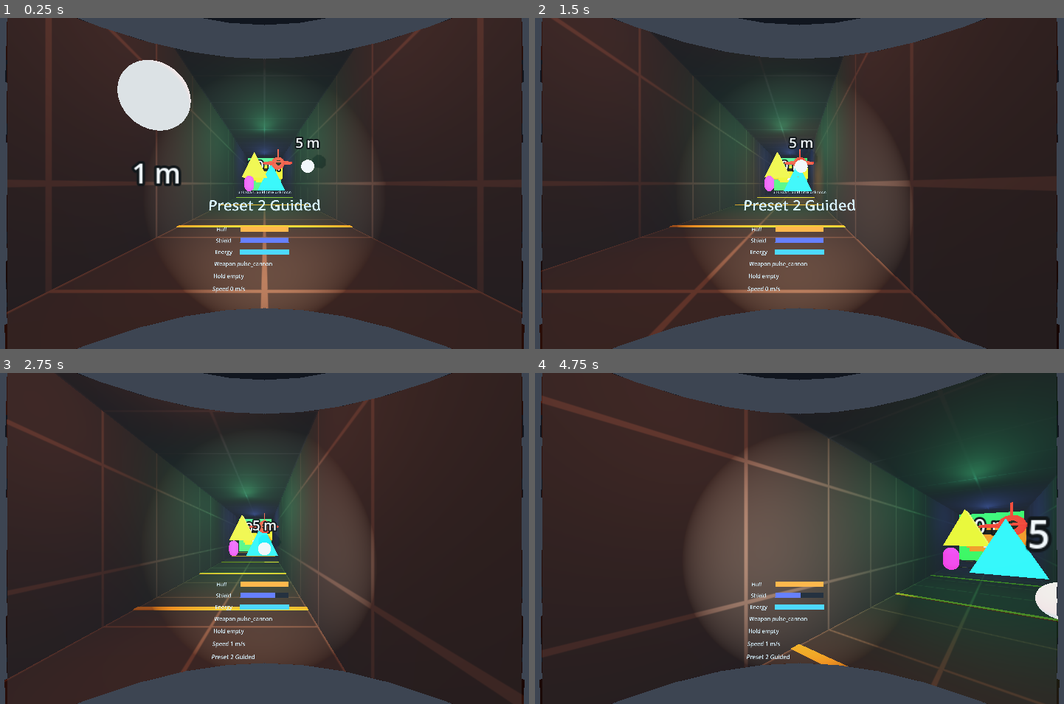
Above: before the commit, frames 1-4 (two rows, left to right).
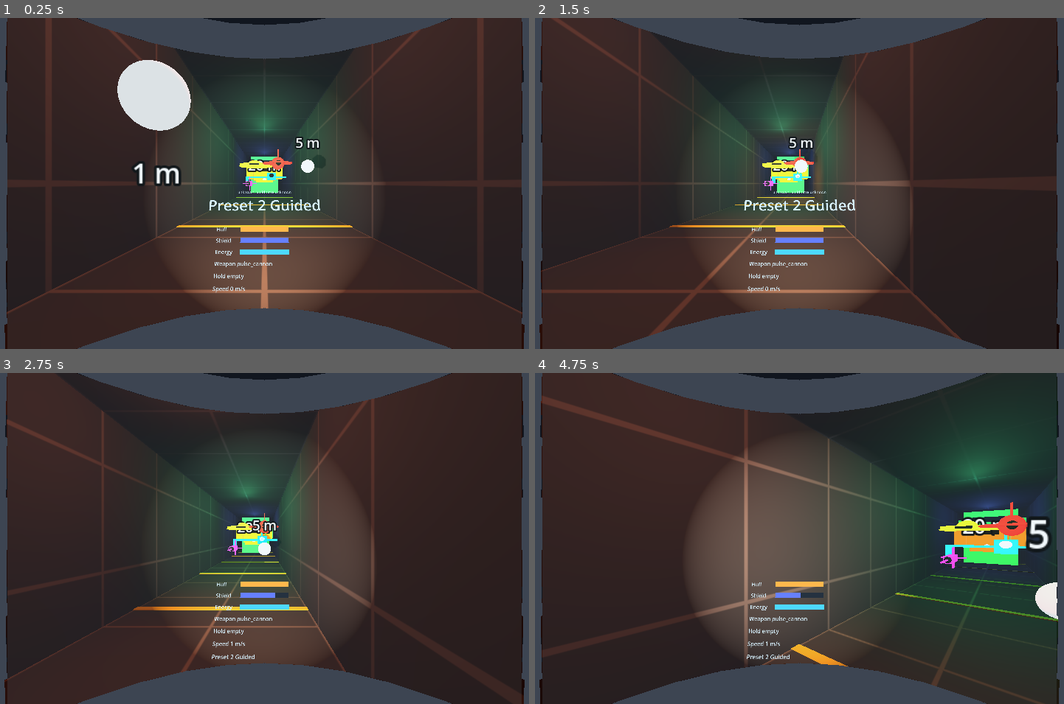
Above: after the commit, the same moments.

Repository: noless-zz/meltdown
Game: Godot game, scene res://main.tscn
The game is run twice, just before and just after one commit, with the same random seed, the same clock (stepped at 60 frames per second) and the same inputs.
Inputs (mouse positions are in pixels of both pictures, inside the frame that each line leads up to):
- Up to frame 1 (0.25 s): no input
- Up to frame 2 (1.5 s): tap Enter at 0.5, 0.6 s; move the mouse to (931, 166) at 0.52 s; hold D 0.53-1.25 s; click (931, 166) at 0.67 s; tap Space at 0.77 s; drag from (683, 200) to (767, 249) at 1.27 s
- Up to frame 3 (2.75 s): move the mouse to (322, 465) at 2.02 s; hold D from 2.03 s (still down); tap R at 2.1 s
- Up to frame 4 (4.75 s): release D at 2.75 s; drag from (767, 604) to (624, 488) at 2.77 s; move the mouse to (974, 588) at 3.52 s; hold Left 3.53-4.25 s; tap Shift at 3.6 s; tap Space at 3.77 s; drag from (624, 488) to (709, 455) at 4.27 s

The runs differ from the first frame. In frame 1, 0.4% of the frame differs, in the area x 45-55%, y 40-53%; in frame 2, 0.4%; in frame 3, 0.4%; in frame 4, 2.0%, in the area x 76-98%, y 40-63%.

Commit message:
Robot types read apart: glider, needler, skimmer and warden (#638)
The headset session of 2026-11-19 found the robots geometric and alike.
#604 gave the drone and hauler their own outlines and a lean; the other four
were still single primitives. Each now has a silhouette built from parts in
robot_look.json and a tell drawn only from snapshot state: the glider banks
hard, the needler dives as it closes, the skimmer skids flat (new optional
yaw_deg_per_mps) and the warden holds still while its eye goes out when it
loses its line to the pilot (new optional watch_dim, from unseen_ticks).

The tell maths moved to RobotTells so robot_view.gd stays under 300 lines.
Nothing in core changes (MP-2, ARC-4).

Co-Authored-By: Claude Opus 5.5 <noreply@anthropic.com>
Claude-Session: https://claude.ai/code/session_01Hhhk3yApusTXFfuGLSfg7B

Diff:
--- /dev/null
+++ b/game/tests/test_robot_tells.gd
@@ -0,0 +1,132 @@
+extends RefCounted
+
+## The behaviour tells of the four robot types #604 left (#638, CMB-3): each
+## responds to the snapshot values that drive it, and drawing them never
+## changes the robots (MP-2).
+
+const ROBOTS_DIR: String = "res://data/robots"
+const EPSILON: float = 0.001
+
+
+func _robot(id: String) -> RobotState:
+	var def: RobotDef = RobotDef.parse_json(FileAccess.get_file_as_string("%s/%s.json" % [ROBOTS_DIR, id]))
+	return RobotState.new(def, Vector3.ZERO)
+
+
+func _tell(view: RobotView, id: String) -> Dictionary:
+	return view.look_for(id)["tell"]
+
+
+func test_the_glider_banks_hard_into_a_sideways_move() -> String:
+	var view: RobotView = RobotView.new()
+	var tell: Dictionary = _tell(view, "glider")
+	var glider: RobotState = _robot("glider")
+	var still: Vector2 = RobotTells.lean_degrees(glider, tell)
+	glider.velocity = Vector3(-6.0, 0.0, 0.0)
+	var left: Vector2 = RobotTells.lean_degrees(glider, tell)
+	glider.velocity = Vector3(0.0, 0.0, -6.0)
+	var closing: Vector2 = RobotTells.lean_degrees(glider, tell)
+	view.free()
+	if still != Vector2.ZERO:
+		return "a still glider leans %s" % still
+	if left.y < 15.0:
+		return "sliding left at 6 m/s banks only %.1f degrees" % left.y
+	if absf(closing.x) >= absf(left.y):
+		return "the glider pitches %.1f closing, as much as it banks %.1f" % [closing.x, left.y]
+	return ""
+
+
+func test_the_needler_dives_nose_down_as_it_closes() -> String:
+	var view: RobotView = RobotView.new()
+	var tell: Dictionary = _tell(view, "needler")
+	var needler: RobotState = _robot("needler")
+	needler.velocity = Vector3(0.0, 0.0, -5.0)
+	var closing: Vector2 = RobotTells.lean_degrees(needler, tell)
+	needler.velocity = Vector3(0.0, 0.0, 5.0)
+	var backing: Vector2 = RobotTells.lean_degrees(needler, tell)
+	needler.velocity = Vector3(0.0, 0.0, -500.0)
+	var capped: Vector2 = RobotTells.lean_degrees(needler, tell)
+	view.free()
+	if closing.x > -10.0:
+		return "closing at 5 m/s pitches only %.1f degrees" % closing.x
+	if backing.x <= 0.0:
+		return "backing off does not lift the nose: %s" % backing
+	if absf(capped.x + float(tell["max_deg"])) > EPSILON:
+		return "the dive is not capped at %s degrees: %s" % [tell["max_deg"], capped]
+	return ""
+
+
+func test_the_skimmer_skids_flat_instead_of_banking() -> String:
+	var view: RobotView = RobotView.new()
+	var tell: Dictionary = _tell(view, "skimmer")
+	var skimmer: RobotState = _robot("skimmer")
+	skimmer.velocity = Vector3(5.0, 0.0, 0.0)
+	var lean: Vector2 = RobotTells.lean_degrees(skimmer, tell)
+	var right: float = RobotTells.yaw_degrees(skimmer, tell)
+	skimmer.velocity = Vector3(-5.0, 0.0, 0.0)
+	var left: float = RobotTells.yaw_degrees(skimmer, tell)
+	skimmer.velocity = Vector3.ZERO
+	var still: float = RobotTells.yaw_degrees(skimmer, tell)
+	var hauler: RobotState = _robot("hauler")
+	hauler.velocity = Vector3(5.0, 0.0, 0.0)
+	var hauler_yaw: float = RobotTells.yaw_degrees(hauler, _tell(view, "hauler"))
+	skimmer.velocity = Vector3(5.0, 0.0, 0.0)
+	var robots: Array[RobotState] = [skimmer]
+	view.show_robots(robots, robots, 1.0)
+	var nose: Vector3 = -view.node(0).transform.basis.z.normalized()
+	view.free()
+	if lean != Vector2.ZERO:
+		return "the skimmer banks or pitches: %s" % lean
+	if right > -10.0 or left < 10.0 or still != 0.0:
+		return "skid right %.1f, left %.1f, still %.1f: expected a clear turn into each slide" % [right, left, still]
+	if hauler_yaw != 0.0:
+		return "the hauler, which has no skid, turns %.1f degrees" % hauler_yaw
+	if nose.x < 0.1 or absf(nose.y) > 0.05:
+		return "the drawn skimmer's nose points %s, not flat and into its slide" % nose
+	return ""
+
+
+## The emission of the eye parts: the first child is the body, and every part
+## with a material other than the body's is an eye.
+func _eye_emission(view: RobotView) -> Color:
+	var parts: Array[Node] = view.node(0).get_children()
+	var body: Material = (parts[0] as MeshInstance3D).material_override
+	for child: Node in parts:
+		var material: StandardMaterial3D = (child as MeshInstance3D).material_override
+		if material != body:
+			return material.emission
+	return Color.BLACK
+
+
+func test_the_warden_holds_still_and_its_eye_goes_out_without_a_line() -> String:
+	var view: RobotView = RobotView.new()
+	var tell: Dictionary = _tell(view, "warden")
+	var warden: RobotState = _robot("warden")
+	warden.velocity = Vector3(1.5, 0.0, -1.5)
+	var lean: Vector2 = RobotTells.lean_degrees(warden, tell)
+	var yaw: float = RobotTells.yaw_degrees(warden, tell)
+	warden.awake = true
+	warden.unseen_ticks = 0
+	var seeing: float = RobotTells.eye_share(warden, tell)
+	var robots: Array[RobotState] = [warden]
+	view.show_robots(robots, robots, 1.0)
+	var bright: Color = _eye_emission(view)
+	warden.unseen_ticks = 3
+	var lost: float = RobotTells.eye_share(warden, tell)
+	view.show_robots(robots, robots, 1.0)
+	var dim: Color = _eye_emission(view)
+	var drone: RobotState = _robot("drone")
+	drone.unseen_ticks = 3
+	var drone_share: float = RobotTells.eye_share(drone, _tell(view, "drone"))
+	view.free()
+	if lean != Vector2.ZERO or yaw != 0.0:
+		return "the warden leans %s or turns %.1f while it drifts" % [lean, yaw]
+	if seeing != 1.0 or lost > 0.5:
+		return "eye share %.2f with a line, %.2f without: expected 1 and under half" % [seeing, lost]
+	if bright == Color.BLACK or dim.v >= bright.v * 0.5:
+		return "the drawn eye %s with a line, %s without: it does not go out" % [bright, dim]
+	if warden.unseen_ticks != 3 or not warden.awake:
+		return "the view changed the warden"
+	if drone_share != 1.0:
+		return "the drone, which has no watch tell, dims its eye"
+	return ""
--- /dev/null
+++ b/game/tests/test_robot_types_apart.gd
@@ -0,0 +1,129 @@
+extends RefCounted
+
+## The six robot types read apart (#638, CMB-3, ARC-4): every data file has a
+## look of its own with parts beyond its body and an eye on its facing, no two
+## outlines share their proportions, and the optional tell keys parse, keep
+## their defaults and reject bad values naming the field.
+
+const LOOK_FILE: String = "res://view/robot_look.json"
+const ROBOTS_DIR: String = "res://data/robots"
+## Least difference between two outlines' unit proportion vectors. 0.15 is
+## about a fifth more length against height, enough to tell at 20 m.
+const MIN_PROPORTION_GAP: float = 0.15
+
+
+func _shipped() -> Dictionary:
+	return RobotLook.parse(FileAccess.get_file_as_string(LOOK_FILE))
+
+
+func _robot_ids() -> Array[String]:
+	var ids: Array[String] = []
+	for file: String in DirAccess.get_files_at(ROBOTS_DIR):
+		if file.ends_with(".json"):
+			ids.append(file.get_basename())
+	ids.sort()
+	return ids
+
+
+func _radius(id: String) -> float:
+	return RobotDef.parse_json(FileAccess.get_file_as_string("%s/%s.json" % [ROBOTS_DIR, id])).radius
+
+
+## Half extents of the outline in metres: body and parts, each a unit shape.
+func _outline(look: Dictionary, radius: float) -> Vector3:
+	var half: Vector3 = look["stretch"]
+	for part: Dictionary in look["parts"]:
+		half = half.max((part["offset"] as Vector3).abs() + (part["size"] as Vector3))
+	return half * radius * float(look["scale"])
+
+
+func test_every_robot_type_has_a_silhouette_of_its_own() -> String:
+	var parsed: Dictionary = _shipped()
+	if parsed.has("error"):
+		return "shipped look rejected: %s" % parsed["error"]
+	var robots: Dictionary = parsed["robots"]
+	for id: String in _robot_ids():
+		if not robots.has(id):
+			return "robot_look.json has no entry for \"%s\"" % id
+		var look: Dictionary = robots[id]
+		if (look["parts"] as Array).size() < 2:
+			return "\"%s\" has fewer than two parts beyond its body" % id
+		var eyes: int = 0
+		for part: Dictionary in look["parts"]:
+			if part["eye"] and (part["offset"] as Vector3).z < 0.0:
+				eyes += 1
+		if eyes == 0:
+			return "\"%s\" has no eye on its facing (-z), so its face side does not show" % id
+		# A metre at 20 m is about 2.9 degrees, dozens of pixels on the headset.
+		var outline: Vector3 = _outline(look, _radius(id))
+		if outline[outline.max_axis_index()] * 2.0 < 1.0:
+			return "\"%s\" is under a metre across" % id
+	return ""
+
+
+func test_no_two_outlines_share_their_proportions() -> String:
+	var robots: Dictionary = _shipped()["robots"]
+	var ids: Array[String] = _robot_ids()
+	var shapes: Dictionary[String, Vector3] = {}
+	for id: String in ids:
+		shapes[id] = _outline(robots[id], _radius(id)).normalized()
+	for a: int in ids.size():
+		for b: int in range(a + 1, ids.size()):
+			var gap: float = shapes[ids[a]].distance_to(shapes[ids[b]])
+			if gap < MIN_PROPORTION_GAP:
+				return "\"%s\" and \"%s\" outlines differ by %.3f in proportion, under %.2f" % [
+					ids[a], ids[b], gap, MIN_PROPORTION_GAP]
+	return ""
+
+
+func test_each_new_type_shows_its_behaviour() -> String:
+	var robots: Dictionary = _shipped()["robots"]
+	var glider: Dictionary = robots["glider"]["tell"]
+	var needler: Dictionary = robots["needler"]["tell"]
+	var skimmer: Dictionary = robots["skimmer"]["tell"]
+	var warden: Dictionary = robots["warden"]["tell"]
+	if float(glider["roll_deg_per_mps"]) <= float(glider["pitch_deg_per_mps"]) or float(glider["max_deg"]) < 30.0:
+		return "the glider, a strafer, does not bank hard into its circle"
+	if float(needler["pitch_deg_per_mps"]) <= float(needler["roll_deg_per_mps"]) or float(needler["max_deg"]) < 20.0:
+		return "the needler, a chaser, does not dive nose down as it closes"
+	if float(skimmer["yaw_deg_per_mps"]) <= 0.0 or float(skimmer["roll_deg_per_mps"]) != 0.0:
+		return "the skimmer does not skid flat around its target"
+	if float(warden["max_deg"]) != 0.0 or float(warden["watch_dim"]) < 0.5:
+		return "the warden does not hold still and glare while it sees the pilot"
+	return ""
+
+
+func _look_with_tell(tell: Dictionary) -> Dictionary:
+	var plain: Dictionary = {"shape": "box", "scale": 1.0, "emission_color": [0.5, 0.5, 0.5]}
+	var entry: Dictionary = plain.duplicate()
+	entry["tell"] = tell
+	return {"default": plain, "robots": {"skimmer": entry}}
+
+
+func test_optional_tell_keys_parse_default_and_reject_bad_values() -> String:
+	var base: Dictionary = {"pitch_deg_per_mps": 1.0, "roll_deg_per_mps": 1.0, "max_deg": 20.0}
+	var parsed: Dictionary = RobotLook.parse(JSON.stringify(_look_with_tell(base)))
+	if parsed.has("error"):
+		return "a tell without the optional keys was rejected: %s" % parsed["error"]
+	var tell: Dictionary = parsed["robots"]["skimmer"]["tell"]
+	if float(tell["yaw_deg_per_mps"]) != 0.0 or float(tell["watch_dim"]) != 0.0:
+		return "missing optional tell keys did not default to 0: %s" % tell
+	var full: Dictionary = base.duplicate()
+	full["yaw_deg_per_mps"] = 2.0
+	full["watch_dim"] = 0.5
+	parsed = RobotLook.parse(JSON.stringify(_look_with_tell(full)))
+	if parsed.has("error") or float(parsed["robots"]["skimmer"]["tell"]["yaw_deg_per_mps"]) != 2.0:
+		return "optional tell keys not read"
+	var cases: Array[Array] = [
+		["yaw_deg_per_mps", 11.0], ["watch_dim", 1.5], ["watch_dim", true], ["yaw_deg_per_mps", -1.0],
+	]
+	for case: Array in cases:
+		var bad: Dictionary = base.duplicate()
+		bad[case[0]] = case[1]
+		var result: Dictionary = RobotLook.parse(JSON.stringify(_look_with_tell(bad)))
+		var field: String = "robots.skimmer.tell.%s" % case[0]
+		if not result.has("error"):
+			return "accepted %s = %s" % [case[0], case[1]]
+		if not String(result["error"]).contains(field):
+			return "error \"%s\" does not name \"%s\"" % [result["error"], field]
+	return ""
--- a/game/view/robot_look.gd
+++ b/game/view/robot_look.gd
@@ -15,7 +15,10 @@
 ## - `eye_color`: [r, g, b] of the eye parts;
 ## - `tell`: `{"pitch_deg_per_mps", "roll_deg_per_mps", "max_deg"}`, how far
 ##   the drawn body leans with its velocity: nose down when it closes (a
-##   chaser) and banked into a sideways move (a strafer).
+##   chaser) and banked into a sideways move (a strafer). Optional
+##   `yaw_deg_per_mps` turns the body into a sideways move instead, so it
+##   skids flat (#638), and `watch_dim` (0..1) dims the eye by that much while
+##   the robot has no line to its target. See `RobotTells`.
 ## `effects` is optional; missing keys keep `DEFAULT_EFFECTS`.
 
 const SHAPES: Array[String] = ["sphere", "box", "capsule", "prism", "cylinder", "cone", "torus"]
@@ -25,6 +28,7 @@
 const OPTIONAL_TOP_KEYS: Array[String] = ["effects"]
 const PART_KEYS: Array[String] = ["shape", "size", "offset"]
 const TELL_KEYS: Array[String] = ["pitch_deg_per_mps", "roll_deg_per_mps", "max_deg"]
+const OPTIONAL_TELL_KEYS: Array[String] = ["yaw_deg_per_mps", "watch_dim"]
 ## Size relative to the robot's collision radius, inclusive.
 const SCALE_RANGE: Array[float] = [0.1, 4.0]
 const STRETCH_RANGE: Array[float] = [0.1, 4.0]
@@ -35,6 +39,8 @@
 	"pitch_deg_per_mps": [0.0, 10.0],
 	"roll_deg_per_mps": [0.0, 10.0],
 	"max_deg": [0.0, 60.0],
+	"yaw_deg_per_mps": [0.0, 10.0],
+	"watch_dim": [0.0, 1.0],
 }
 const EFFECT_COLOR_KEYS: Array[String] = ["hit_flash_color", "burst_color"]
 const EFFECT_RANGES: Dictionary[String, Array] = {
@@ -60,7 +66,10 @@
 	"burst_color": Color(1.0, 0.75, 0.35),
 	"windup_energy": 2.5,
 }
-const NO_TELL: Dictionary = {"pitch_deg_per_mps": 0.0, "roll_deg_per_mps": 0.0, "max_deg": 0.0}
+const NO_TELL: Dictionary = {
+	"pitch_deg_per_mps": 0.0, "roll_deg_per_mps": 0.0, "max_deg": 0.0,
+	"yaw_deg_per_mps": 0.0, "watch_dim": 0.0,
+}
 const FALLBACK: Dictionary = {
 	"shape": "sphere", "scale": 1.0, "emission_color": Color(0.8, 0.8, 0.8),
 	"stretch": Vector3.ONE, "parts": [], "eye_color": Color(1.0, 1.0, 1.0), "tell": NO_TELL,
@@ -136,10 +145,10 @@
 			return _rejected(parts)
 		look["parts"] = parts
 	if data.has("tell"):
-		var tell: Dictionary = _parse_numbers(field + ".tell", data["tell"], TELL_RANGES, true)
+		var tell: Dictionary = _parse_numbers(field + ".tell", data["tell"], TELL_RANGES, TELL_KEYS)
 		if tell.has("error"):
 			return tell
-		look["tell"] = tell
+		look["tell"] = NO_TELL.merged(tell, true)
 	return look
 
 
@@ -190,15 +199,15 @@
 			effects[key] = _to_color(data[key])
 		else:
 			numbers[key] = data[key]
-	var parsed: Dictionary = _parse_numbers("effects", numbers, EFFECT_RANGES, false)
+	var parsed: Dictionary = _parse_numbers("effects", numbers, EFFECT_RANGES, [])
 	if parsed.has("error"):
 		return parsed
 	effects.merge(parsed, true)
 	return effects
 
 
-## Numbers of `value` checked against `ranges`; with `all`, every key is needed.
-static func _parse_numbers(field: String, value: Variant, ranges: Dictionary, all: bool) -> Dictionary:
+## Numbers of `value` checked against `ranges`; every key in `required` is needed.
+static func _parse_numbers(field: String, value: Variant, ranges: Dictionary, required: Array[String]) -> Dictionary:
 	if typeof(value) != TYPE_DICTIONARY:
 		return _rejected("\"%s\" must be an object" % field)
 	var data: Dictionary = value
@@ -210,10 +219,9 @@
 		if error != "":
 			return _rejected(error)
 		out[key] = float(data[key])
-	if all:
-		for key: String in ranges:
-			if not out.has(key):
-				return _rejected("\"%s\" is missing key \"%s\"" % [field, key])
+	for key: String in required:
+		if not out.has(key):
+			return _rejected("\"%s\" is missing key \"%s\"" % [field, key])
 	return out
 
 
--- a/game/view/robot_look.json
+++ b/game/view/robot_look.json
@@ -11,7 +11,19 @@
 			],
 			"eye_color": [1.0, 0.95, 0.6]
 		},
-		"glider": {"shape": "prism", "scale": 1.0, "emission_color": [0.1, 0.85, 1.0]},
+		"glider": {
+			"shape": "box", "scale": 1.0, "emission_color": [0.1, 0.85, 1.0],
+			"stretch": [0.3, 0.25, 1.1],
+			"parts": [
+				{"shape": "box", "size": [1.9, 0.05, 0.45], "offset": [0.0, 0.0, 0.25]},
+				{"shape": "box", "size": [0.05, 0.45, 0.3], "offset": [0.0, 0.45, 0.8]},
+				{"shape": "box", "size": [0.12, 0.25, 0.12], "offset": [-1.85, -0.2, 0.35]},
+				{"shape": "box", "size": [0.12, 0.25, 0.12], "offset": [1.85, -0.2, 0.35]},
+				{"shape": "sphere", "size": [0.18, 0.14, 0.18], "offset": [0.0, 0.08, -1.05], "eye": true}
+			],
+			"eye_color": [0.85, 1.0, 1.0],
+			"tell": {"pitch_deg_per_mps": 1.0, "roll_deg_per_mps": 3.5, "max_deg": 45.0}
+		},
 		"hauler": {
 			"shape": "box", "scale": 0.9, "emission_color": [1.0, 0.6, 0.1],
 			"stretch": [0.7, 0.5, 1.15],
@@ -24,9 +36,42 @@
 			"eye_color": [1.0, 0.95, 0.6],
 			"tell": {"pitch_deg_per_mps": 4.0, "roll_deg_per_mps": 2.0, "max_deg": 22.0}
 		},
-		"needler": {"shape": "capsule", "scale": 1.0, "emission_color": [1.0, 0.2, 0.9]},
-		"skimmer": {"shape": "prism", "scale": 1.0, "emission_color": [0.95, 0.95, 0.15]},
-		"warden": {"shape": "box", "scale": 0.9, "emission_color": [0.2, 1.0, 0.3]}
+		"needler": {
+			"shape": "box", "scale": 1.4, "emission_color": [1.0, 0.2, 0.9],
+			"stretch": [0.22, 0.22, 1.2],
+			"parts": [
+				{"shape": "box", "size": [0.04, 0.04, 1.0], "offset": [0.0, 0.0, -2.2]},
+				{"shape": "box", "size": [0.7, 0.04, 0.2], "offset": [0.0, 0.0, 1.0]},
+				{"shape": "box", "size": [0.04, 0.7, 0.2], "offset": [0.0, 0.0, 1.0]},
+				{"shape": "sphere", "size": [0.2, 0.2, 0.2], "offset": [0.0, 0.0, -1.2], "eye": true}
+			],
+			"eye_color": [1.0, 0.9, 1.0],
+			"tell": {"pitch_deg_per_mps": 3.0, "roll_deg_per_mps": 0.5, "max_deg": 35.0}
+		},
+		"skimmer": {
+			"shape": "cylinder", "scale": 1.0, "emission_color": [0.95, 0.95, 0.15],
+			"stretch": [1.4, 0.12, 1.4],
+			"parts": [
+				{"shape": "sphere", "size": [0.5, 0.3, 0.5], "offset": [0.0, 0.15, 0.0]},
+				{"shape": "torus", "size": [1.6, 0.3, 1.6], "offset": [0.0, -0.08, 0.0]},
+				{"shape": "box", "size": [0.35, 0.06, 0.08], "offset": [0.0, 0.0, -1.5], "eye": true}
+			],
+			"eye_color": [1.0, 1.0, 0.7],
+			"tell": {"pitch_deg_per_mps": 0.0, "roll_deg_per_mps": 0.0, "max_deg": 40.0, "yaw_deg_per_mps": 3.0}
+		},
+		"warden": {
+			"shape": "box", "scale": 0.9, "emission_color": [0.2, 1.0, 0.3],
+			"stretch": [0.85, 1.4, 0.85],
+			"parts": [
+				{"shape": "cylinder", "size": [0.35, 0.5, 0.35], "offset": [-1.2, 0.3, 0.0]},
+				{"shape": "cylinder", "size": [0.35, 0.5, 0.35], "offset": [1.2, 0.3, 0.0]},
+				{"shape": "cone", "size": [0.6, 0.4, 0.6], "offset": [0.0, 1.8, 0.0]},
+				{"shape": "box", "size": [0.1, 0.1, 0.5], "offset": [0.0, 0.3, -1.3]},
+				{"shape": "box", "size": [0.55, 0.1, 0.06], "offset": [0.0, 0.75, -0.88], "eye": true}
+			],
+			"eye_color": [0.8, 1.0, 0.8],
+			"tell": {"pitch_deg_per_mps": 0.0, "roll_deg_per_mps": 0.0, "max_deg": 0.0, "watch_dim": 0.85}
+		}
 	},
 	"effects": {
 		"hit_flash_seconds": 0.12,
--- /dev/null
+++ b/game/view/robot_tells.gd
@@ -0,0 +1,59 @@
+class_name RobotTells
+extends RefCounted
+
+## How a robot's drawn body moves with what it is doing, so each type reads
+## apart by behaviour as well as shape (CMB-3, #604, #638). Every tell is drawn
+## from state the snapshot already holds (velocity, orientation, the line to
+## its target), so nothing is added to the simulation and the view never
+## writes to it (MP-2). How strongly each type shows a tell is data in
+## `robot_look.json` under `tell` (ARC-4).
+
+## The eye never dims below this share, so a watching warden that lost sight
+## of the pilot still shows where it faces.
+const MIN_EYE: float = 0.1
+
+
+## The lean of a robot's drawn body, degrees about its own axes: `x` pitch
+## (negative is nose down, as it closes on its target) and `y` roll (negative
+## banks to its right, as it slides right around its target).
+static func lean_degrees(robot: RobotState, tell: Dictionary) -> Vector2:
+	var limit: float = float(tell["max_deg"])
+	if limit <= 0.0:
+		return Vector2.ZERO
+	var local: Vector3 = _local_velocity(robot)
+	var closing: float = -local.z
+	var pitch: float = -clampf(closing * float(tell["pitch_deg_per_mps"]), -limit, limit)
+	var roll: float = -clampf(local.x * float(tell["roll_deg_per_mps"]), -limit, limit)
+	return Vector2(pitch, roll)
+
+
+## The skid of a robot's drawn body, degrees about its own up axis: the nose
+## swings toward a sideways move (negative turns it right), so a flat strafer
+## crabs around its target instead of banking.
+static func yaw_degrees(robot: RobotState, tell: Dictionary) -> float:
+	var limit: float = float(tell["max_deg"])
+	var rate: float = float(tell.get("yaw_deg_per_mps", 0.0))
+	if limit <= 0.0 or rate <= 0.0:
+		return 0.0
+	return -clampf(_local_velocity(robot).x * rate, -limit, limit)
+
+
+## The drawn rotation for a robot whose simulated facing is `rotation`, with
+## its lean and skid applied about its own axes.
+static func drawn_basis(rotation: Quaternion, robot: RobotState, tell: Dictionary) -> Basis:
+	var lean: Vector2 = lean_degrees(robot, tell)
+	var yaw: float = yaw_degrees(robot, tell)
+	return Basis(rotation) * Basis.from_euler(Vector3(deg_to_rad(lean.x), deg_to_rad(yaw), deg_to_rad(lean.y)))
+
+
+## Share of full eye brightness: 1 while the robot has a clear line to its
+## target, less by `watch_dim` once it has lost that line (`unseen_ticks`),
+## so a watcher's glare goes out when the pilot breaks line of sight.
+static func eye_share(robot: RobotState, tell: Dictionary) -> float:
+	if robot.unseen_ticks <= 0:
+		return 1.0
+	return maxf(MIN_EYE, 1.0 - float(tell.get("watch_dim", 0.0)))
+
+
+static func _local_velocity(robot: RobotState) -> Vector3:
+	return robot.orientation.orthonormalized().inverse() * robot.velocity
--- a/game/view/robot_view.gd
+++ b/game/view/robot_view.gd
@@ -3,7 +3,8 @@
 
 ## Draws the simulation's robots as placeholder shapes, one look per robot type
 ## (CMB-3): a body and extra parts for a silhouette that reads at 20 m, a lean
-## drawn from the robot's velocity, a flash on every hit, a dim sputter below
+## or skid drawn from the robot's velocity and an eye that dims when it loses
+## sight of its target (`RobotTells`, #638), a flash on every hit, a dim sputter below
 ## half hull, a glow that grows over the wind-up before a burst of fire and a
 ## burst where one is destroyed (#604).
 ##
@@ -130,13 +131,12 @@
 		var from_rotation: Quaternion = before.orientation.orthonormalized().get_rotation_quaternion()
 		var to_rotation: Quaternion = robot.orientation.orthonormalized().get_rotation_quaternion()
 		var rotation: Quaternion = from_rotation.slerp(to_rotation, blend)
-		var lean: Vector2 = lean_degrees(robot, look["tell"])
-		var leaned: Basis = Basis(rotation) * Basis.from_euler(Vector3(deg_to_rad(lean.x), 0.0, deg_to_rad(lean.y)))
+		var leaned: Basis = RobotTells.drawn_basis(rotation, robot, look["tell"])
 		node.transform = Transform3D(leaned.scaled(Vector3.ONE * size),
 				before.position.lerp(robot.position, blend))
 		var hull_fraction: float = robot.hull / robot.def.hull if robot.def.hull > 0.0 else 1.0
 		_paint(index, look, RobotHitTracker.glow(_effects, hull_fraction, _tracker.since_hit(index, now), now,
-				RobotHitTracker.windup_fraction(robot)), robot.awake)
+				RobotHitTracker.windup_fraction(robot)), robot.awake, RobotTells.eye_share(robot, look["tell"]))
 		node.visible = true
 	for index: int in range(current.size(), _nodes.size()):
 		_nodes[index].visible = false
@@ -149,19 +149,9 @@
 	return clock_s if clock_s >= 0.0 else Time.get_ticks_usec() / 1_000_000.0
 
 
-## The lean of a robot's drawn body, degrees about its own axes: `x` pitch
-## (negative is nose down, as it closes on its target) and `y` roll (negative
-## banks to its right, as it slides right around its target). From the
-## velocity the snapshot already holds, so nothing is added to the simulation.
+## See `RobotTells.lean_degrees`.
 static func lean_degrees(robot: RobotState, tell: Dictionary) -> Vector2:
-	var limit: float = float(tell["max_deg"])
-	if limit <= 0.0:
-		return Vector2.ZERO
-	var local: Vector3 = robot.orientation.orthonormalized().inverse() * robot.velocity
-	var closing: float = -local.z
-	var pitch: float = -clampf(closing * float(tell["pitch_deg_per_mps"]), -limit, limit)
-	var roll: float = -clampf(local.x * float(tell["roll_deg_per_mps"]), -limit, limit)
-	return Vector2(pitch, roll)
+	return RobotTells.lean_degrees(robot, tell)
 
 
 ## See `RobotHitTracker.is_same_robot`.
@@ -254,7 +244,8 @@
 		root.add_child(part)
 
 
-func _paint(index: int, look: Dictionary, glow: Dictionary, awake: bool) -> void:
+## `eye_share` (0..1) scales an awake eye, from `RobotTells.eye_share`.
+func _paint(index: int, look: Dictionary, glow: Dictionary, awake: bool, eye_share: float = 1.0) -> void:
 	var base: Color = look["emission_color"]
 	var flash: float = glow["flash"]
 	var flash_color: Color = _effects["hit_flash_color"]
@@ -267,7 +258,7 @@
 	var windup: float = float(glow["windup"]) * float(_effects["windup_energy"])
 	body.emission_energy_multiplier = 1.0 + FLASH_ENERGY * flash + windup
 	var eye: Color = look["eye_color"]
-	_eye_materials[index].emission = eye if awake else eye * ASLEEP_EYE
+	_eye_materials[index].emission = eye * eye_share if awake else eye * ASLEEP_EYE
 	_eye_materials[index].albedo_color = _eye_materials[index].emission
 	_eye_materials[index].emission_energy_multiplier = 1.0 + 2.0 * windup
 
Not shown, added: game/tests/test_robot_tells.gd.uid
Not shown, added: game/tests/test_robot_types_apart.gd.uid
Not shown, added: game/view/robot_tells.gd.uid
Not shown, added: docs/devlog/2026-11-20-1903-builder-issue-638.md
